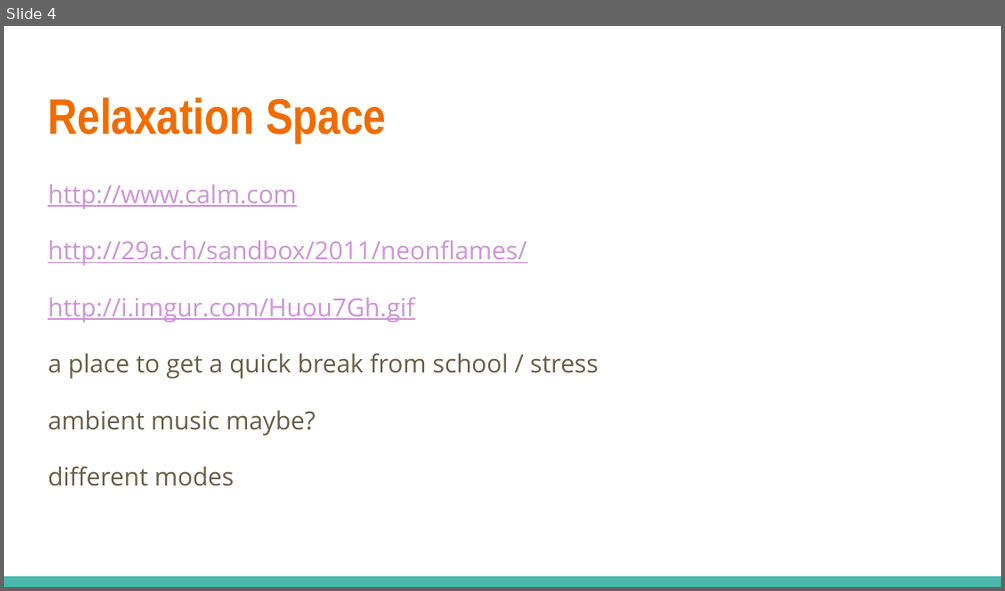
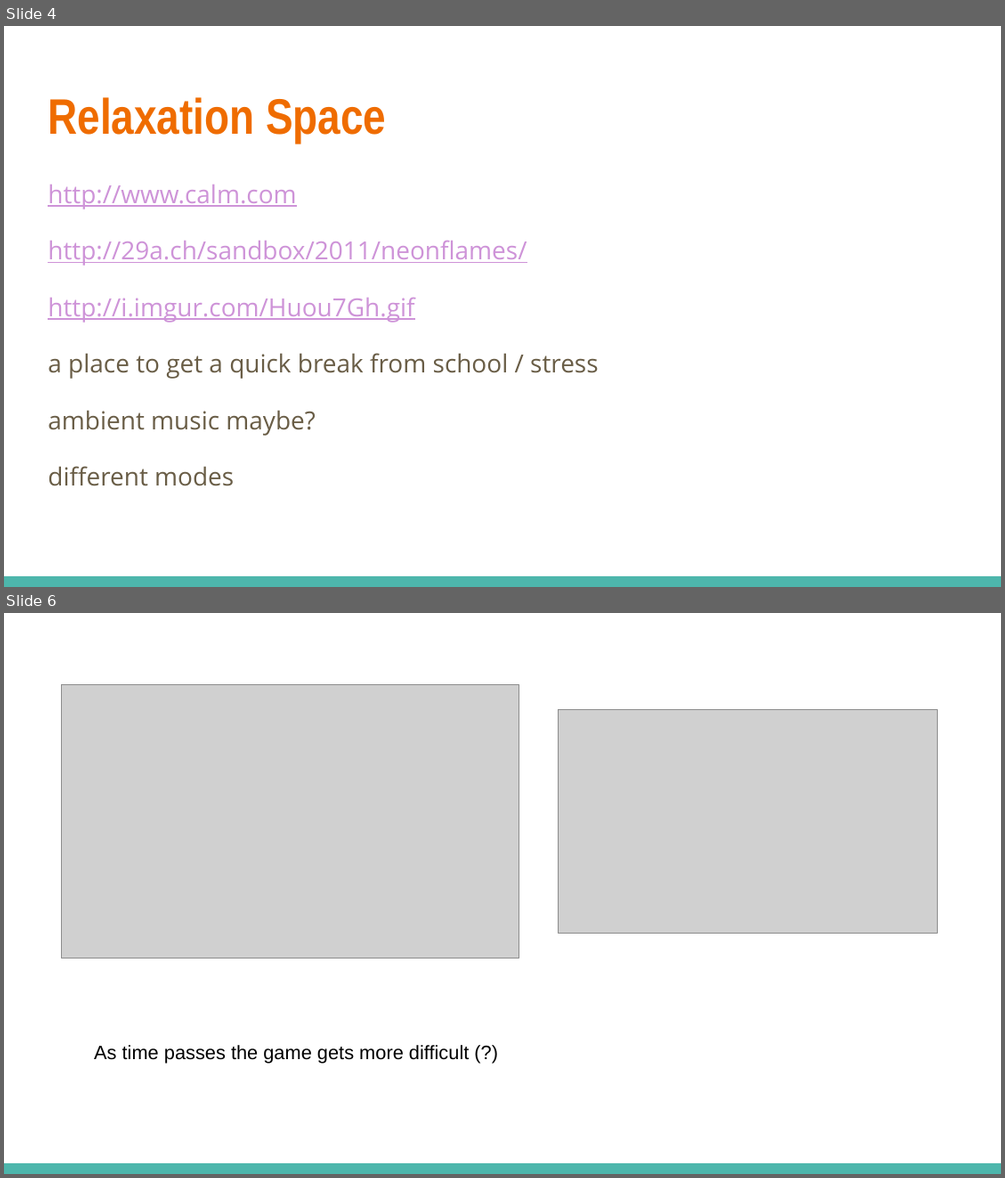
Before and after one commit to IDMUY1133BCreativeCodingAssignments/Final_Project, a slide deck: Development/Final Project Ideas.pptx. Shown one above the other, each under a label of ours: slide 4 before the commit, slides 4 and 6 after it; the slides between them are not shown. The pictures are 1005x591 and 1005x1178 pixels, drawn with LibreOffice and Linux fonts; fonts in the diff are those of the drawing; grey boxes stand for pictures. Boxes give left, top, right and bottom in pixels: in the first picture for what was removed or moved away, otherwise in the second. Text is boxed around its words. In the diff, an @@ line names an element or a change of style, - is before the commit and + after.

```diff
--- a/Development/Final Project Ideas.pptx
+++ b/Development/Final Project Ideas.pptx
@@ slide 6 added at (x1=4, y1=613, x2=1001, y2=1174), background #FFFFFF; not listed: 1 template element that a slide beside it also shows @@
@@ picture added at (x1=61, y1=685, x2=518, y2=959) @@
@@ picture added at (x1=558, y1=710, x2=937, y2=933) @@
@@ text added at (x1=94, y1=1045, x2=469, y2=1063), 14 pt, text #000000 @@
+As time passes the game gets more difficult (?)
```
Also in this commit, not shown: 1 other slide added, 1 slide removed.
